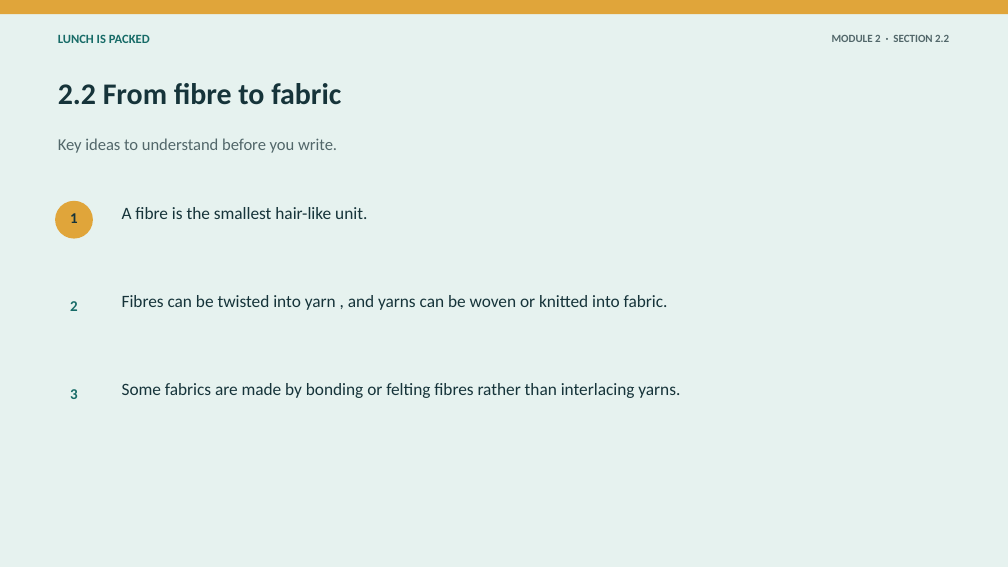
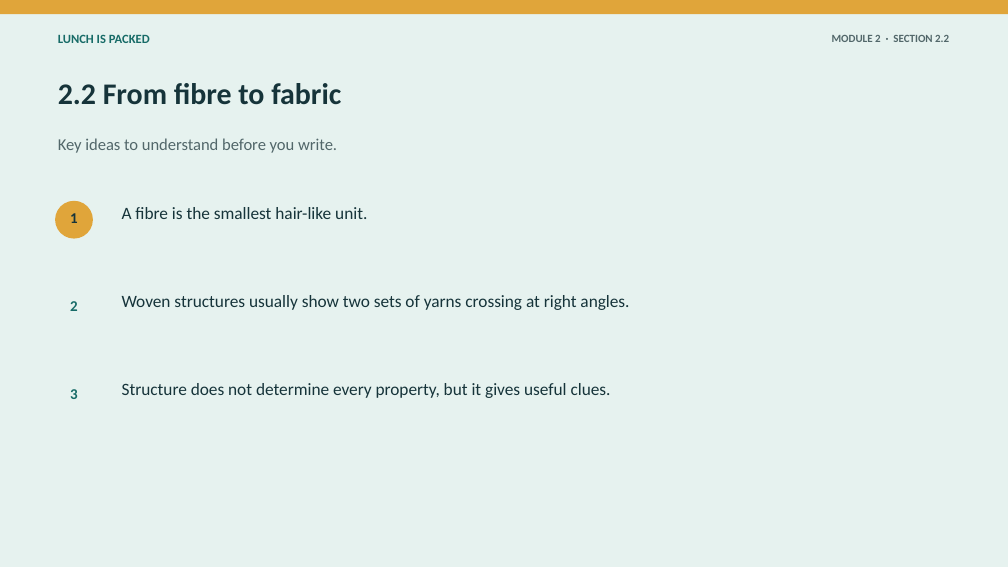
Before and after one commit to stevencowell/Year-7-8-Lunch-Is-Packed, a slide deck: slide 5 of resources/presentations/Lunch-Is-Packed-Module-02-textiles-around-us.pptx. Drawn at 1008x567 pixels with LibreOffice and Linux fonts; fonts in the diff are those of the drawing. Boxes give left, top, right and bottom in pixels: in the first picture for what was removed or moved away, otherwise in the second. Text is boxed around its words. In the diff, an @@ line names an element or a change of style, - is before the commit and + after.

```diff
--- a/resources/presentations/Lunch-Is-Packed-Module-02-textiles-around-us.pptx
+++ b/resources/presentations/Lunch-Is-Packed-Module-02-textiles-around-us.pptx
@@ text at [122, 295, 629, 310]: text changed @@
-Fibres can be twisted into yarn , and yarns can be woven or knitted into fabric.
+Woven structures usually show two sets of yarns crossing at right angles.
@@ text at [122, 383, 611, 398]: text changed @@
-Some fabrics are made by bonding or felting fibres rather than interlacing yarns.
+Structure does not determine every property, but it gives useful clues.
```
Also in this commit, not shown: 3 other slides changed, 48 other files.
